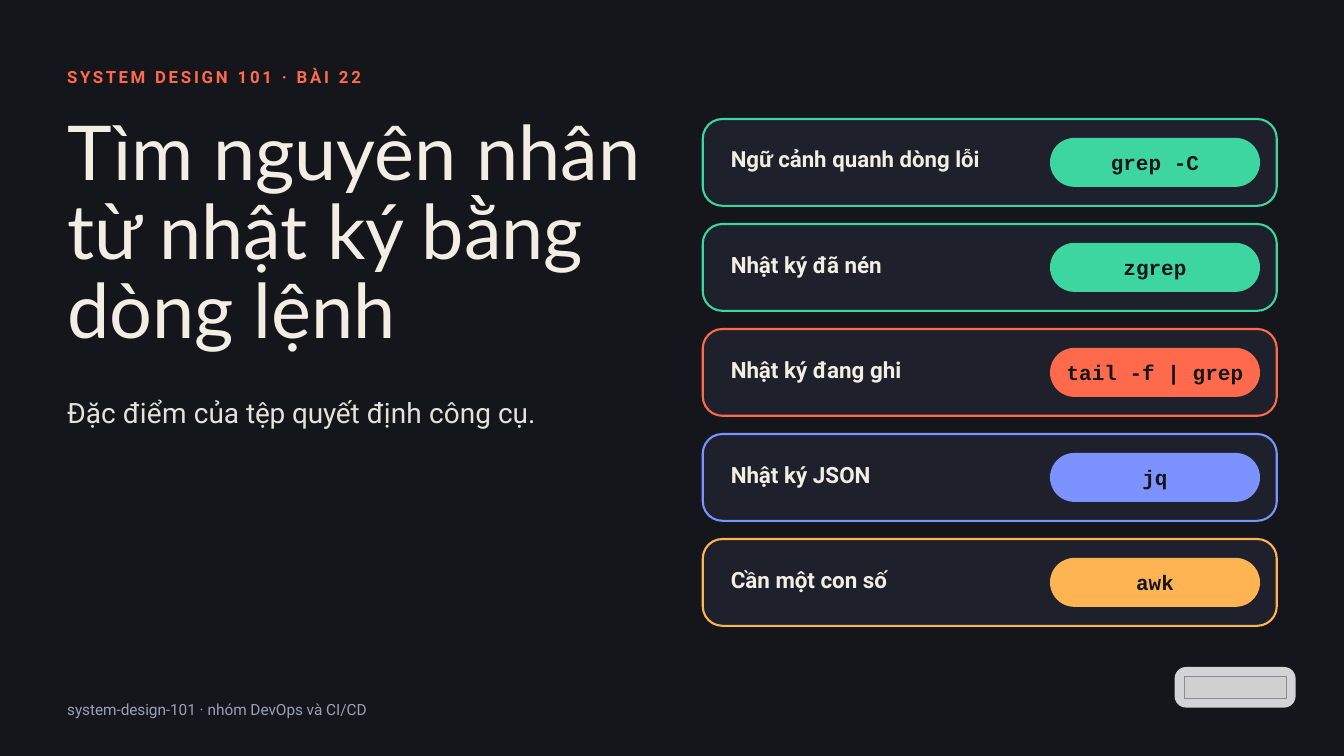
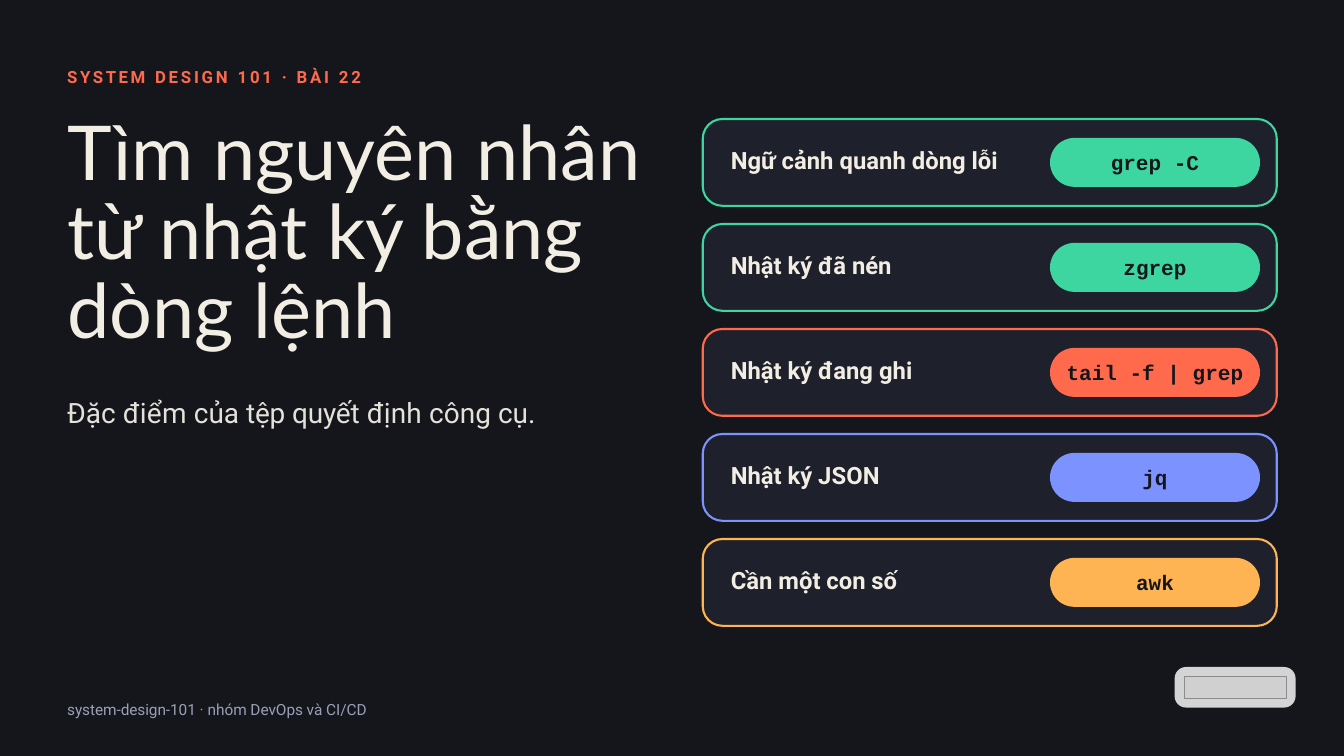
Before and after one commit to vohoailinh90/tool-marketing-studio, a slide deck: slide 1 of system-design-101/vi/lessons/sd-13-022/slides/sd-13-022.pptx. Drawn at 1344x756 pixels with LibreOffice and Linux fonts; fonts in the diff are those of the drawing; grey boxes stand for pictures. Boxes give left, top, right and bottom in pixels: in the first picture for what was removed or moved away, otherwise in the second. Text is boxed around its words. In the diff, an @@ line names an element or a change of style, - is before the commit and + after.

```diff
--- a/system-design-101/vi/lessons/sd-13-022/slides/sd-13-022.pptx
+++ b/system-design-101/vi/lessons/sd-13-022/slides/sd-13-022.pptx
@@ text "Ngữ cảnh quanh dòng lỗi" at [731, 149, 998, 174]: size 23.9 to 25.5 pt; letter spacing -0.1 to 0 pt in "lỗi" @@
@@ size 24 to 25.5 pt in 3 elements at [731, 256, 891, 279], [731, 361, 912, 384], [731, 466, 879, 489] @@
@@ text "Cần một con số" at [731, 570, 897, 594]: size 24 to 25.5 pt; letter spacing 0 to -0.1 pt in "số" @@
```
Also in this commit, not shown: 4 other slides changed, 4 other files.
